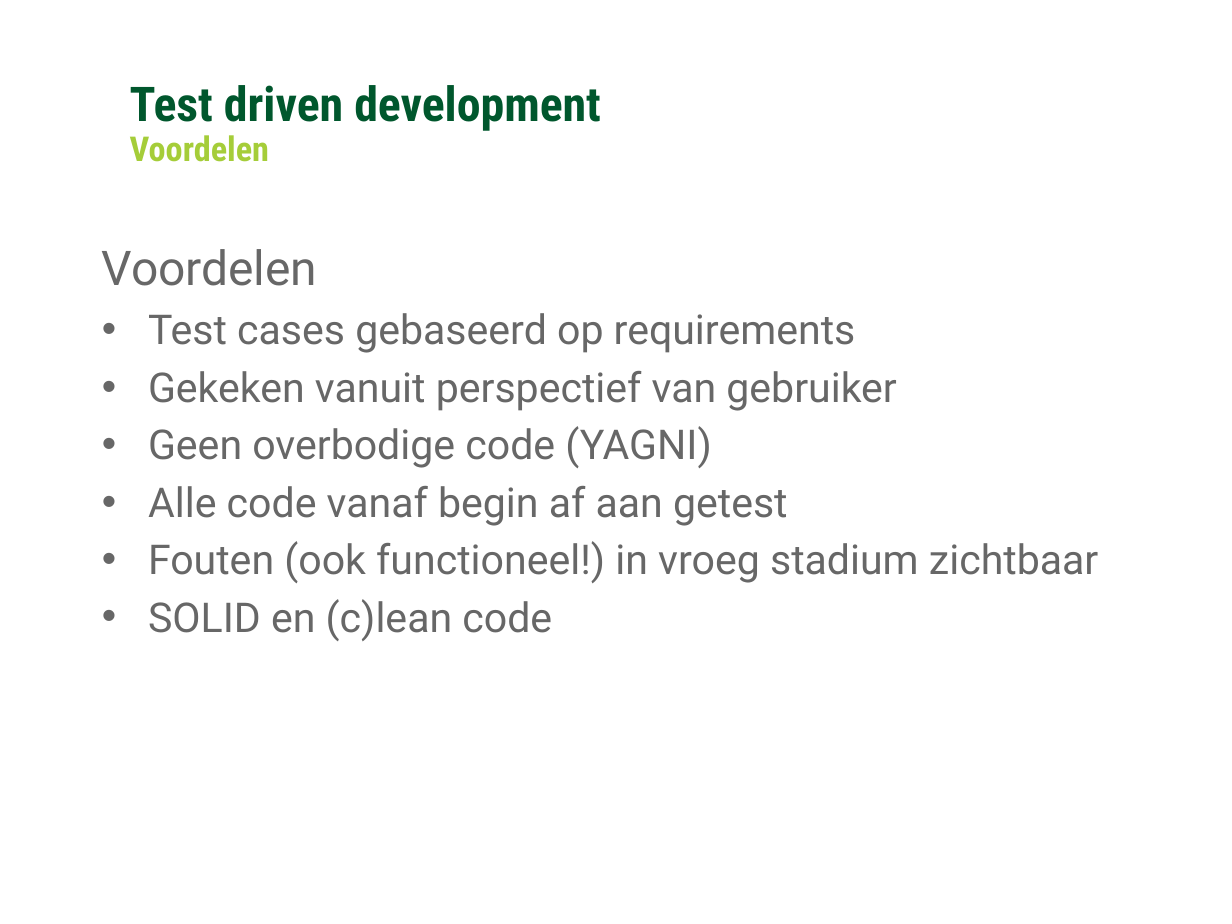
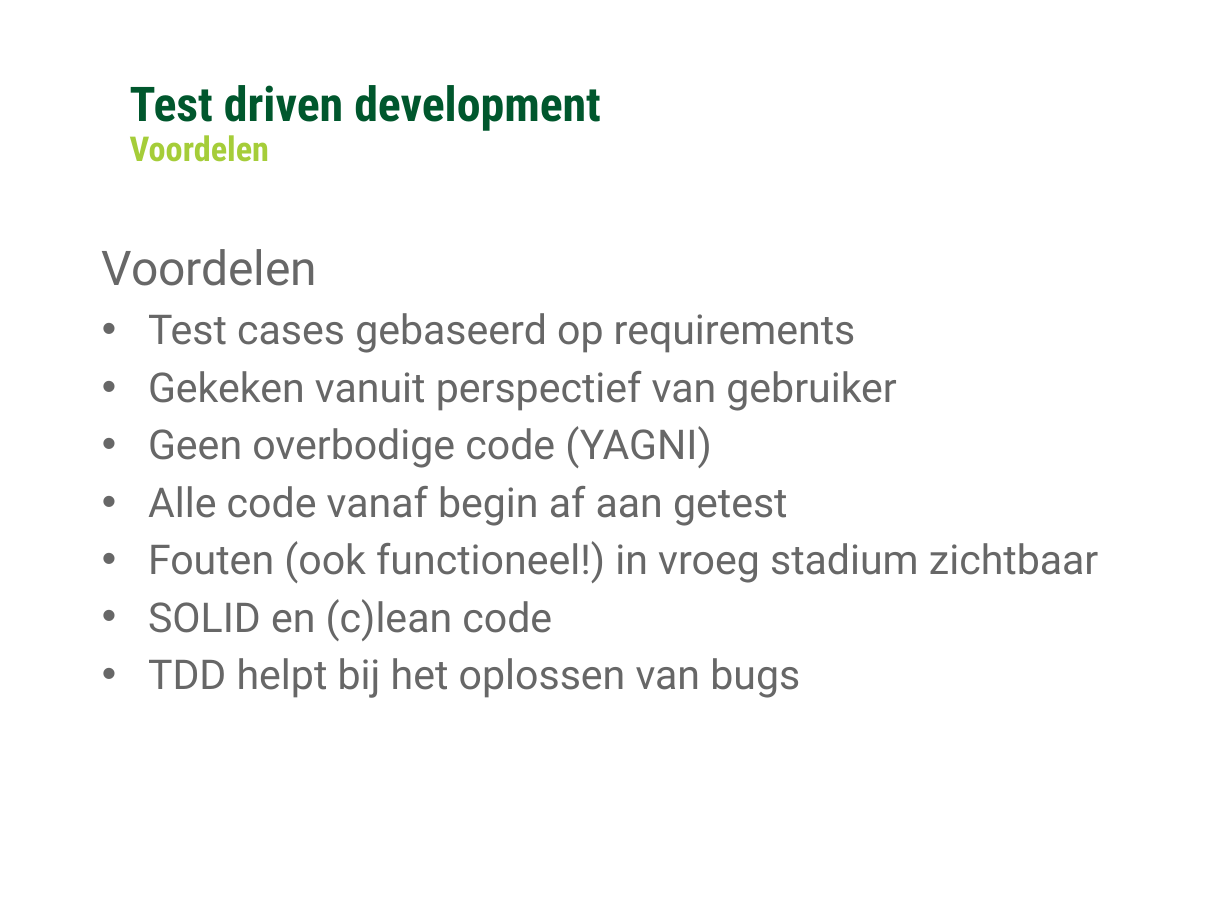
Before and after one commit to Ozindar/GCUnitTestDojo, a slide deck: slide 5 of RomanNumbers/Coding Kata - Romeinse notatie.pptx. Drawn at 1232x924 pixels with LibreOffice and Linux fonts; fonts in the diff are those of the drawing; background and template pictures are left out. Boxes give left, top, right and bottom in pixels: in the first picture for what was removed or moved away, otherwise in the second. Text is boxed around its words. In the diff, an @@ line names an element or a change of style, - is before the commit and + after.

```diff
--- a/RomanNumbers/Coding Kata - Romeinse notatie.pptx
+++ b/RomanNumbers/Coding Kata - Romeinse notatie.pptx
@@ text at bbox=[148, 658, 800, 698]: paragraph added @@
+• TDD helpt bij het oplossen van bugs
```
Also in this commit, not shown: 5 other slides changed.
